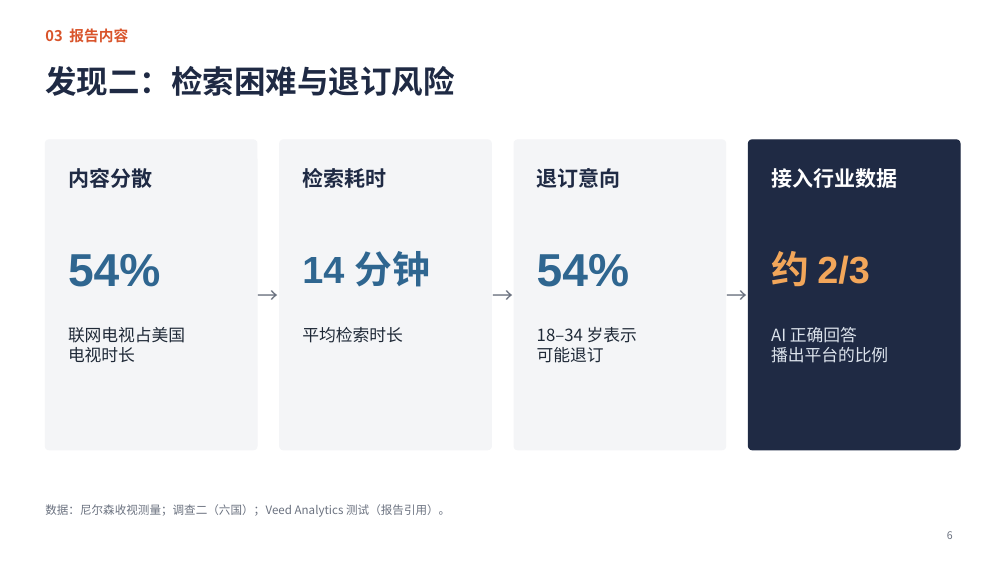
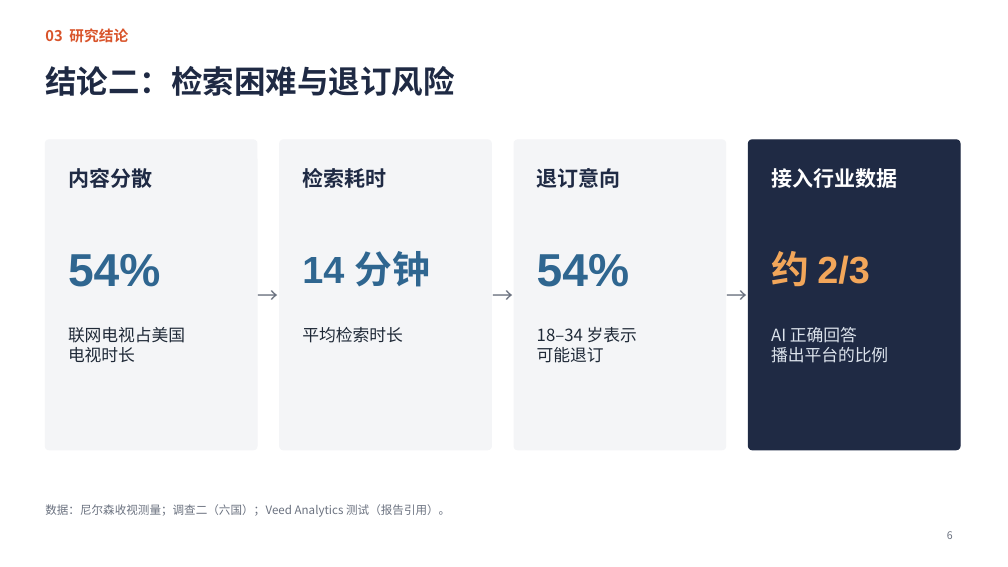
Before and after one commit to jayleo113/ppt, a slide deck: slide 6 of Gracenote报告解读_课堂汇报.pptx. Drawn at 1008x567 pixels with LibreOffice and Linux fonts; fonts in the diff are those of the drawing. Boxes give left, top, right and bottom in pixels: in the first picture for what was removed or moved away, otherwise in the second. Text is boxed around its words. In the diff, an @@ line names an element or a change of style, - is before the commit and + after.

```diff
--- a/Gracenote报告解读_课堂汇报.pptx
+++ b/Gracenote报告解读_课堂汇报.pptx
@@ text at (x1=45, y1=28, x2=128, y2=43): text changed @@
-03 报告内容
+03 研究结论
@@ title at (x1=45, y1=66, x2=454, y2=96): text changed @@
-发现二：检索困难与退订风险
+结论二：检索困难与退订风险
```
Also in this commit, not shown: 9 other slides changed, 6 other files.
